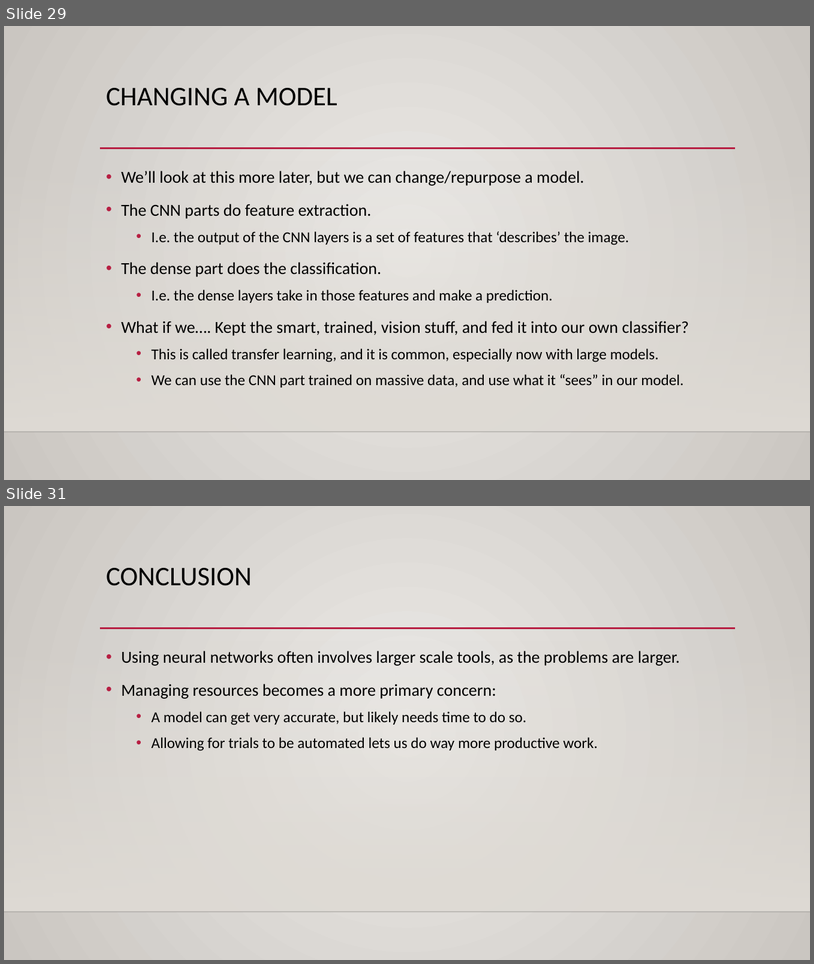
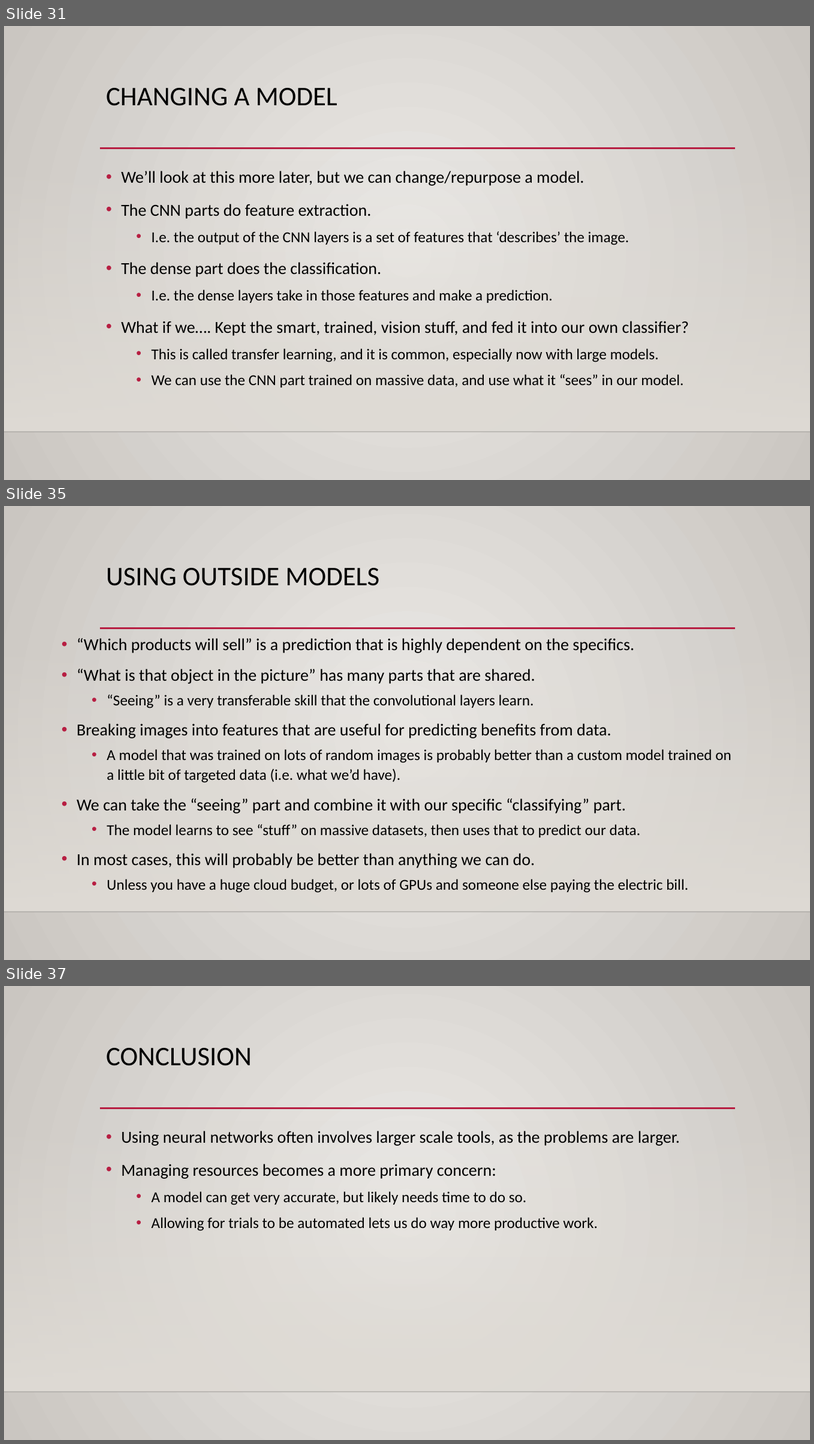
Before and after one commit to calvint13/Intro_to_Machine_Learning_Student_Workbooks, a slide deck: reference_content/Slides/tensorboard_cnn_2.pptx. Shown one above the other, each under a label of ours: slides 29 and 31 before the commit, slides 31, 35 and 37 after it; the slides between them are not shown. The pictures are 814x964 and 814x1444 pixels, drawn with LibreOffice and Linux fonts; fonts in the diff are those of the drawing; background and template pictures are left out. Boxes give left, top, right and bottom in pixels: in the first picture for what was removed or moved away, otherwise in the second. Text is boxed around its words. In the diff, an @@ line names an element or a change of style, - is before the commit and + after.

```diff
--- a/reference_content/Slides/tensorboard_cnn_2.pptx
+++ b/reference_content/Slides/tensorboard_cnn_2.pptx
@@ slide 35 added at (4, 506, 810, 960), background gradient #ECEAE7 to #CAC7C1; not listed: 3 template elements that a slide beside it also shows @@
@@ title added at (106, 568, 380, 586), 32 pt, text #000000 @@
+USING OUTSIDE MODELS
@@ text added at (77, 638, 732, 892), 18 pt, text #000000 @@
+• “Which products will sell” is a prediction that is highly dependent on the specifics.
+• “What is that object in the picture” has many parts that are shared.
+  • “Seeing” is a very transferable skill that the convolutional layers learn.
+• Breaking images into features that are useful for predicting benefits from data.
+  • A model that was trained on lots of random images is probably better than a custom model trained on a little bit of targeted data (i.e. what we’d have).
+• We can take the “seeing” part and combine it with our specific “classifying” part.
+  • The model learns to see “stuff” on massive datasets, then uses that to predict our data.
+• In most cases, this will probably be better than anything we can do.
+  • Unless you have a huge cloud budget, or lots of GPUs and someone else paying the electric bill.
@@ what was slide 29 is now slide 31 @@
@@ what was slide 31 is now slide 37 @@
```
Also in this commit, not shown: 3 slides changed, 5 other slides added, 2 other files.
